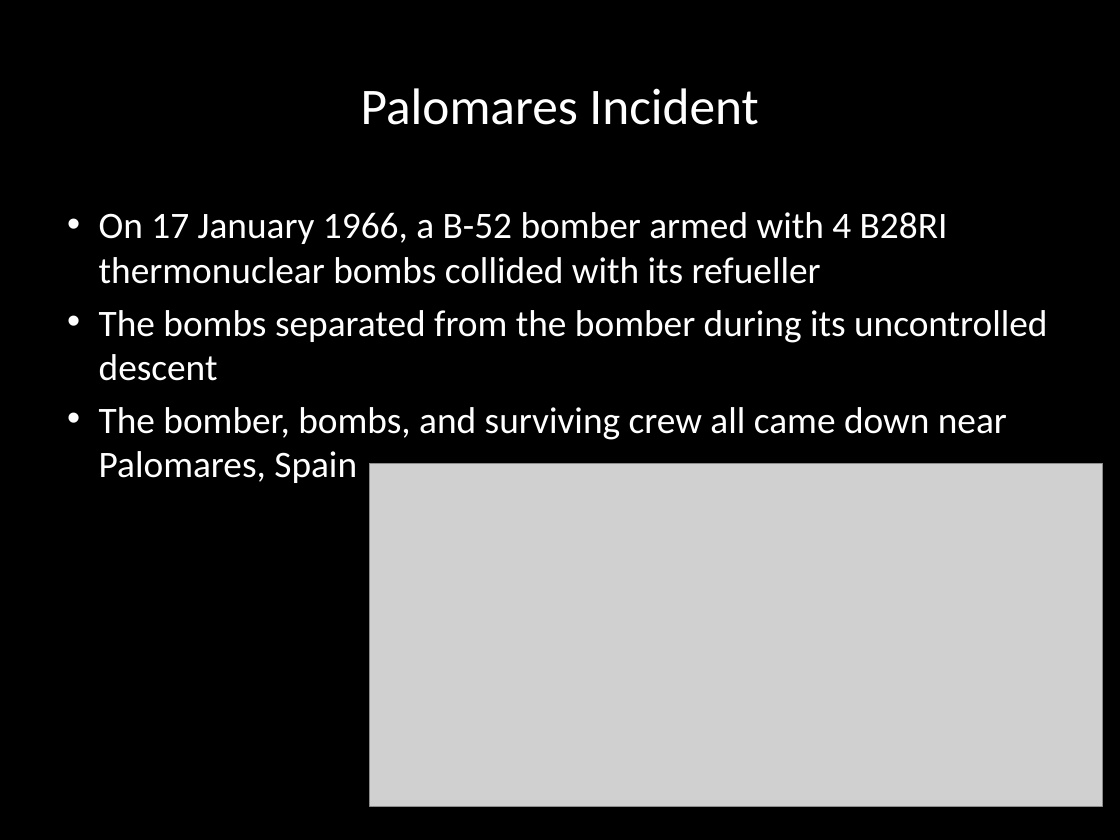
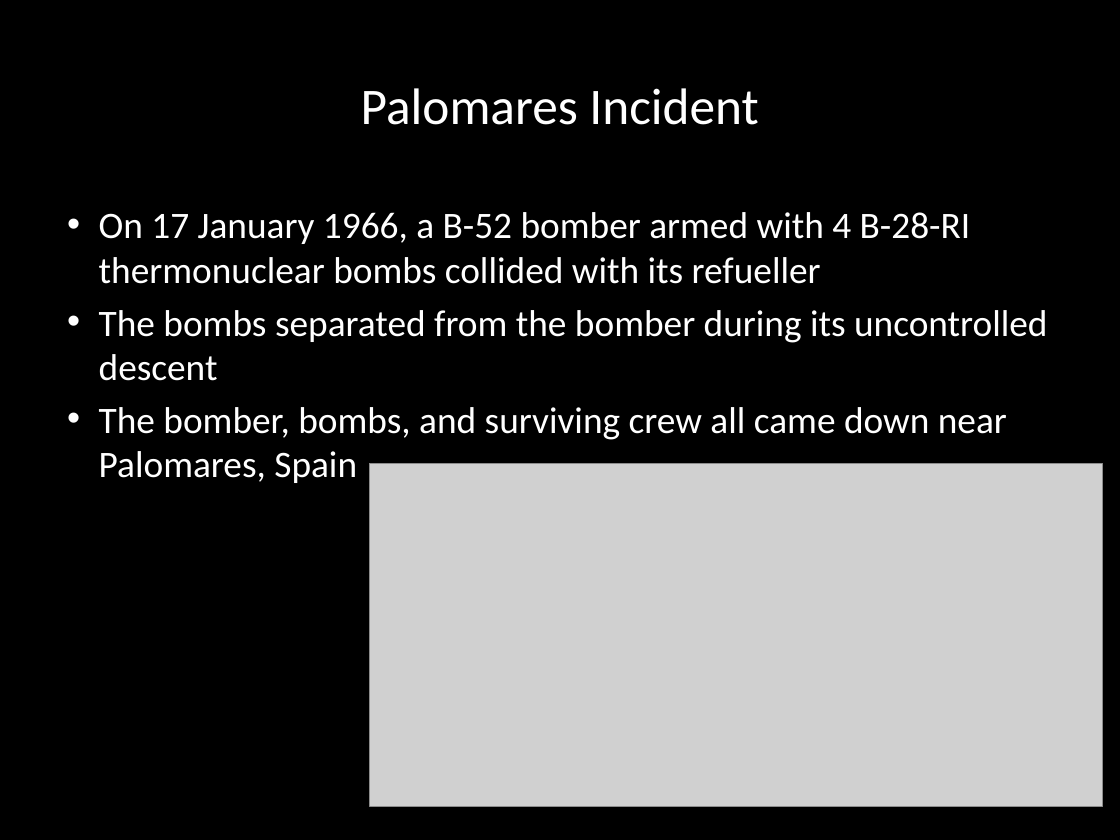
Before and after one commit to carlosgj/FRC-Training, a slide deck: slide 5 of Bayes.pptx. Drawn at 1120x840 pixels with LibreOffice and Linux fonts; fonts in the diff are those of the drawing; grey boxes stand for pictures; background and template pictures are left out. Boxes give left, top, right and bottom in pixels: in the first picture for what was removed or moved away, otherwise in the second. Text is boxed around its words. In the diff, an @@ line names an element or a change of style, - is before the commit and + after.

```diff
--- a/Bayes.pptx
+++ b/Bayes.pptx
@@ text at (x1=99, y1=212, x2=971, y2=284): text changed @@
-• On 17 January 1966, a B-52 bomber armed with 4 B28RI thermonuclear bombs collided with its refueller
+• On 17 January 1966, a B-52 bomber armed with 4 B-28-RI thermonuclear bombs collided with its refueller
```
Also in this commit, not shown: 1 slide added, 4 other files.
